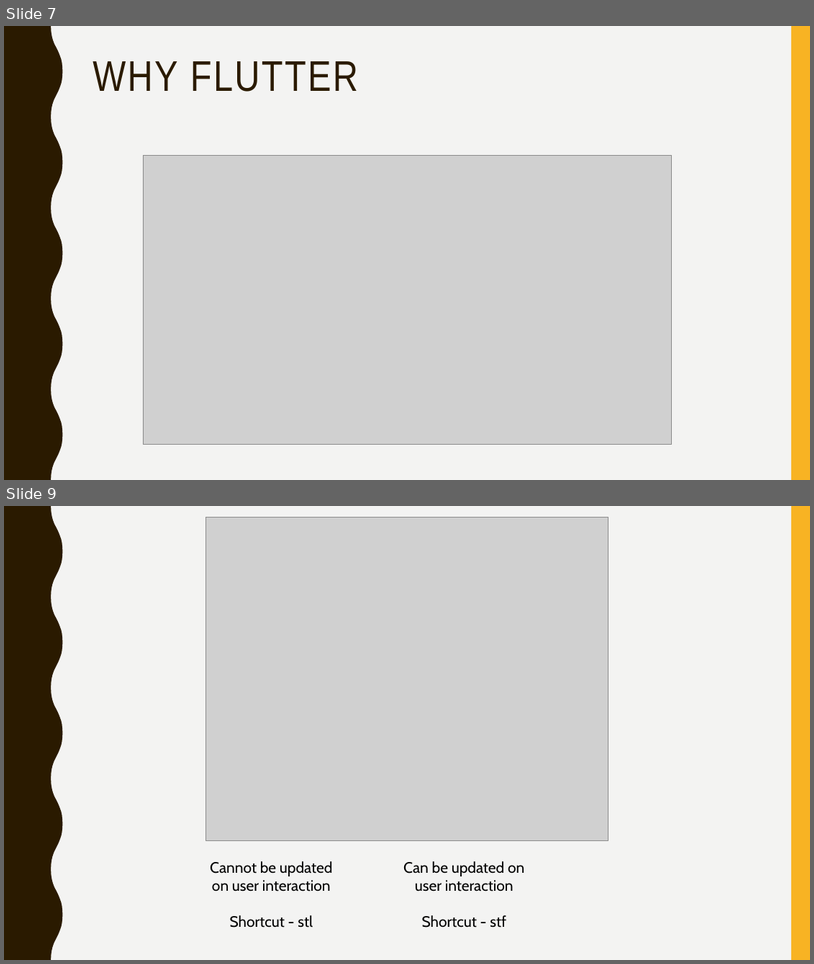
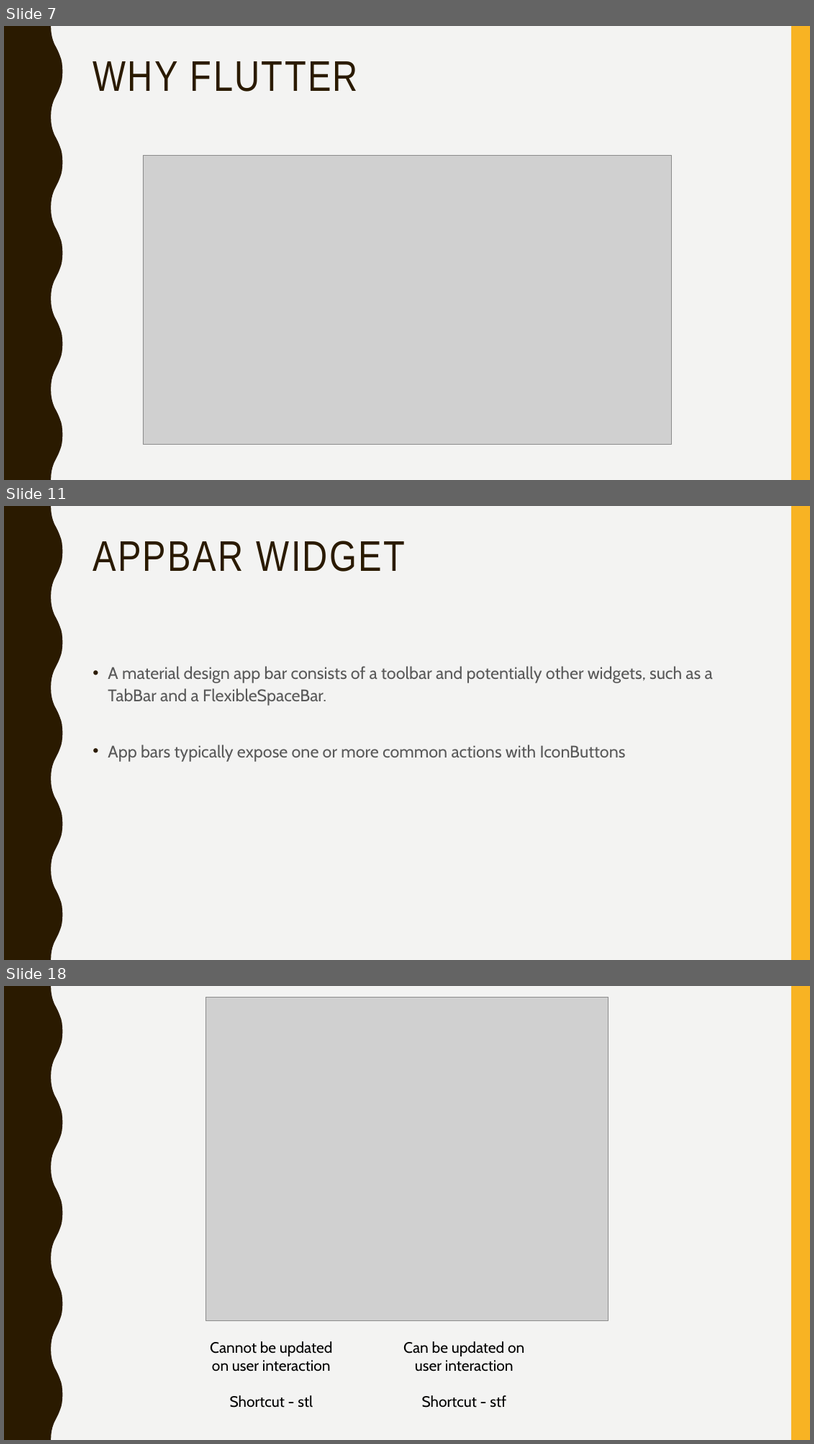
Before and after one commit to narayanvyas/flutter_workshop, a slide deck: Flutter Workshop.pptx. Shown one above the other, each under a label of ours: slides 7 and 9 before the commit, slides 7, 11 and 18 after it; the slides between them are not shown. The pictures are 814x964 and 814x1444 pixels, drawn with LibreOffice and Linux fonts; fonts in the diff are those of the drawing; grey boxes stand for pictures. Boxes give left, top, right and bottom in pixels: in the first picture for what was removed or moved away, otherwise in the second. Text is boxed around its words. In the diff, an @@ line names an element or a change of style, - is before the commit and + after.

```diff
--- a/Flutter Workshop.pptx
+++ b/Flutter Workshop.pptx
@@ slide 11 added at box(4, 506, 810, 960), background #F3F3F2; not listed: 2 template elements that a slide beside it also shows @@
@@ title added at box(93, 541, 406, 572), 51 pt, text #2A1A00 @@
+APPBAR WIDGET
@@ text added at box(108, 666, 713, 761), 20 pt, text #595959 @@
+• A material design app bar consists of a toolbar and potentially other widgets, such as a TabBar and a FlexibleSpaceBar.
+• App bars typically expose one or more common actions with IconButtons
@@ what was slide 9 is now slide 18 @@
```
Also in this commit, not shown: 1 slide changed, 8 other slides added.
